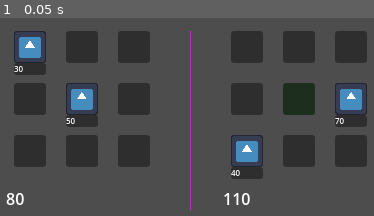
Above: before the commit, frame 1.
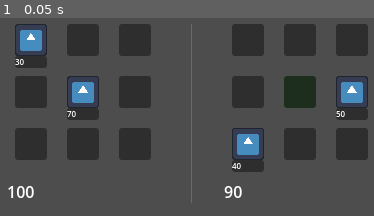
Above: after the commit, the same moment.

Repository: blivi0/Balancer
Game: Godot game, scene res://scenes/game.tscn
Same seed, same stepped clock (60 frames per second), same inputs: the game is played once before the commit and once after it. Before the commit the project starts from res://scenes/levels/level_1.tscn. The engine's default icon, where the game draws it, is replaced by a stand-in: a white triangle on a blue panel in a dark square.
Inputs:
- Up to frame 1 (0.05 s): no input

The runs differ from the first frame. In frame 1, 15% of the frame differs, in the area x 1-99%, y 3-97%.

Commit message:
Improve level loading

Diff:
--- a/project.godot
+++ b/project.godot
@@ -11,7 +11,7 @@
 [application]
 
 config/name="Balancer"
-run/main_scene="res://scenes/levels/level_1.tscn"
+run/main_scene="res://scenes/game.tscn"
 config/features=PackedStringArray("4.3", "GL Compatibility")
 config/icon="res://icon.svg"
 
--- a/scenes/game.gd
+++ b/scenes/game.gd
@@ -1,15 +1,23 @@
 extends Control
 
-@onready var left_inventory: Inventory = $MarginContainer/HBoxContainer/LeftInventory
-@onready var right_inventory: Inventory = $MarginContainer/HBoxContainer/RightInventory
-@onready var win_label: Label = $MarginContainer/WinLabel
+const MAX_LEVEL = 2
+
+@onready var inventory_controller: InventoryController = $InventoryController
+@onready var win_container: PanelContainer = $WinContainer
+@onready var next_level_button: Button = $WinContainer/MarginContainer/VBoxContainer/NextLevelButton
+
+var level := 1
 
 func _ready() -> void:
-	left_inventory.inventory_changed.connect(on_inventory_changed)
-	right_inventory.inventory_changed.connect(on_inventory_changed)
+	inventory_controller.balanced.connect(on_inventory_balanced)
+	next_level_button.pressed.connect(on_next_level_pressed)
 
-func on_inventory_changed() -> void:
-	left_inventory.update_total()
-	right_inventory.update_total()
-	if left_inventory.total == right_inventory.total:
-		win_label.show()
+func on_inventory_balanced() -> void:
+	level += 1
+	if level > MAX_LEVEL:
+		next_level_button.hide()
+	win_container.show()
+
+func on_next_level_pressed() -> void:
+	win_container.hide()
+	inventory_controller.load_level(level)
--- a/scenes/game.tscn
+++ b/scenes/game.tscn
@@ -1,9 +1,7 @@
-[gd_scene load_steps=4 format=3 uid="uid://3m2amnmp0x3c"]
+[gd_scene load_steps=3 format=3 uid="uid://3m2amnmp0x3c"]
 
 [ext_resource type="Script" path="res://scenes/game.gd" id="1_rse5h"]
-[ext_resource type="PackedScene" uid="uid://b178oc644nu6t" path="res://scenes/inventory.tscn" id="1_ueqdo"]
-
-[sub_resource type="PlaceholderTexture2D" id="PlaceholderTexture2D_v3ylr"]
+[ext_resource type="PackedScene" uid="uid://cxx57oxpc1hs1" path="res://scenes/inventory_controller.tscn" id="2_dheqr"]
 
 [node name="Game" type="Control"]
 layout_mode = 3
@@ -14,34 +12,55 @@
 grow_vertical = 2
 script = ExtResource("1_rse5h")
 
-[node name="MarginContainer" type="MarginContainer" parent="."]
+[node name="InventoryController" parent="." instance=ExtResource("2_dheqr")]
 layout_mode = 1
-anchors_preset = 15
-anchor_right = 1.0
-anchor_bottom = 1.0
+anchors_preset = 8
+anchor_left = 0.5
+anchor_top = 0.5
+anchor_right = 0.5
+anchor_bottom = 0.5
+offset_left = -42.5
+offset_top = -11.5
+offset_right = 42.5
+offset_bottom = 11.5
 grow_horizontal = 2
 grow_vertical = 2
-theme_override_constants/margin_top = 16
 
-[node name="HBoxContainer" type="HBoxContainer" parent="MarginContainer"]
-layout_mode = 2
+[node name="WinContainer" type="PanelContainer" parent="."]
+visible = false
+layout_mode = 1
+anchors_preset = 8
+anchor_left = 0.5
+anchor_top = 0.5
+anchor_right = 0.5
+anchor_bottom = 0.5
+offset_left = -53.0
+offset_top = -37.0
+offset_right = 53.0
+offset_bottom = 37.0
+grow_horizontal = 2
+grow_vertical = 2
 size_flags_horizontal = 4
 size_flags_vertical = 4
-theme_override_constants/separation = 32
 
-[node name="LeftInventory" parent="MarginContainer/HBoxContainer" instance=ExtResource("1_ueqdo")]
+[node name="MarginContainer" type="MarginContainer" parent="WinContainer"]
+layout_mode = 2
+theme_override_constants/margin_left = 8
+theme_override_constants/margin_top = 8
+theme_override_constants/margin_right = 8
+theme_override_constants/margin_bottom = 8
+
+[node name="VBoxContainer" type="VBoxContainer" parent="WinContainer/MarginContainer"]
 layout_mode = 2
 
-[node name="Divider" type="TextureRect" parent="MarginContainer/HBoxContainer"]
-layout_mode = 2
-texture = SubResource("PlaceholderTexture2D_v3ylr")
-
-[node name="RightInventory" parent="MarginContainer/HBoxContainer" instance=ExtResource("1_ueqdo")]
-layout_mode = 2
-
-[node name="WinLabel" type="Label" parent="MarginContainer"]
-visible = false
+[node name="Label" type="Label" parent="WinContainer/MarginContainer/VBoxContainer"]
 layout_mode = 2
 size_flags_horizontal = 4
 size_flags_vertical = 0
 text = "Winner!"
+
+[node name="NextLevelButton" type="Button" parent="WinContainer/MarginContainer/VBoxContainer"]
+layout_mode = 2
+size_flags_horizontal = 4
+size_flags_vertical = 4
+text = "Next Level"
--- a/scenes/inventory.gd
+++ b/scenes/inventory.gd
@@ -1,16 +1,25 @@
 extends VBoxContainer
 class_name Inventory
 
-@onready var slot_grid: SlotGrid = $SlotGrid
+const LEVEL_FORMAT = "res://scenes/levels/level_%d_%s.tscn"
+
 @onready var label: Label = $Label
 
+var slot_grid: SlotGrid
 var total: int
 
 signal inventory_changed
 
-func _ready() -> void:
+func load_level(level_num: int, side: String) -> void:
+	if slot_grid:
+		slot_grid.queue_free()
+
+	var level_path := LEVEL_FORMAT % [level_num, side]
+	slot_grid = load(level_path).instantiate() as SlotGrid
+	add_child(slot_grid)
+	move_child(slot_grid, 0)
+	slot_grid.grid_changed.connect(on_grid_changed)
 	update_total()
-	slot_grid.grid_changed.connect(on_grid_changed)
 
 func update_total() -> void:
 	total = slot_grid.get_total_weight()
@@ -18,3 +27,6 @@
 
 func on_grid_changed() -> void:
 	inventory_changed.emit()
+
+func disable_grid() -> void:
+	slot_grid.disable_slots()
--- a/scenes/inventory.tscn
+++ b/scenes/inventory.tscn
@@ -1,8 +1,6 @@
-[gd_scene load_steps=4 format=3 uid="uid://b178oc644nu6t"]
+[gd_scene load_steps=2 format=3 uid="uid://b178oc644nu6t"]
 
-[ext_resource type="PackedScene" uid="uid://c7toce147ilqu" path="res://scenes/slots/slot_grid.tscn" id="1_k6q2a"]
 [ext_resource type="Script" path="res://scenes/inventory.gd" id="1_lv1xs"]
-[ext_resource type="PackedScene" uid="uid://dvdcr6yw64lg1" path="res://scenes/slots/slot.tscn" id="2_mbds4"]
 
 [node name="Inventory" type="VBoxContainer"]
 anchors_preset = 15
@@ -12,36 +10,6 @@
 grow_vertical = 2
 script = ExtResource("1_lv1xs")
 
-[node name="SlotGrid" parent="." instance=ExtResource("1_k6q2a")]
-layout_mode = 2
-
-[node name="Slot" parent="SlotGrid" instance=ExtResource("2_mbds4")]
-layout_mode = 2
-
-[node name="Slot2" parent="SlotGrid" instance=ExtResource("2_mbds4")]
-layout_mode = 2
-
-[node name="Slot3" parent="SlotGrid" instance=ExtResource("2_mbds4")]
-layout_mode = 2
-
-[node name="Slot4" parent="SlotGrid" instance=ExtResource("2_mbds4")]
-layout_mode = 2
-
-[node name="Slot5" parent="SlotGrid" instance=ExtResource("2_mbds4")]
-layout_mode = 2
-
-[node name="Slot6" parent="SlotGrid" instance=ExtResource("2_mbds4")]
-layout_mode = 2
-
-[node name="Slot7" parent="SlotGrid" instance=ExtResource("2_mbds4")]
-layout_mode = 2
-
-[node name="Slot8" parent="SlotGrid" instance=ExtResource("2_mbds4")]
-layout_mode = 2
-
-[node name="Slot9" parent="SlotGrid" instance=ExtResource("2_mbds4")]
-layout_mode = 2
-
 [node name="Label" type="Label" parent="."]
 layout_mode = 2
 size_flags_horizontal = 0
--- /dev/null
+++ b/scenes/inventory_controller.gd
@@ -0,0 +1,28 @@
+extends HBoxContainer
+class_name InventoryController
+
+@onready var left_container: MarginContainer = $LeftContainer
+@onready var right_container: MarginContainer = $RightContainer
+@onready var left_inventory: Inventory = $LeftContainer/LeftInventory
+@onready var right_inventory: Inventory = $RightContainer/RightInventory
+
+signal balanced
+
+func _ready() -> void:
+	load_level(1)
+	left_inventory.inventory_changed.connect(on_inventory_changed)
+	right_inventory.inventory_changed.connect(on_inventory_changed)
+
+func load_level(level_num: int) -> void:
+	left_inventory.load_level(level_num, "left")
+	right_inventory.load_level(level_num, "right")
+
+func on_inventory_changed() -> void:
+	left_inventory.update_total()
+	right_inventory.update_total()
+	var total := left_inventory.total + right_inventory.total
+
+	if left_inventory.total == right_inventory.total:
+		left_inventory.disable_grid()
+		right_inventory.disable_grid()
+		balanced.emit()
--- /dev/null
+++ b/scenes/inventory_controller.tscn
@@ -0,0 +1,28 @@
+[gd_scene load_steps=4 format=3 uid="uid://cxx57oxpc1hs1"]
+
+[ext_resource type="PackedScene" uid="uid://b178oc644nu6t" path="res://scenes/inventory.tscn" id="1_eo20v"]
+[ext_resource type="Script" path="res://scenes/inventory_controller.gd" id="1_ll4r5"]
+
+[sub_resource type="PlaceholderTexture2D" id="PlaceholderTexture2D_v3ylr"]
+
+[node name="InventoryController" type="HBoxContainer"]
+size_flags_horizontal = 4
+size_flags_vertical = 4
+theme_override_constants/separation = 32
+script = ExtResource("1_ll4r5")
+
+[node name="LeftContainer" type="MarginContainer" parent="."]
+layout_mode = 2
+
+[node name="LeftInventory" parent="LeftContainer" instance=ExtResource("1_eo20v")]
+layout_mode = 2
+
+[node name="Divider" type="TextureRect" parent="."]
+layout_mode = 2
+texture = SubResource("PlaceholderTexture2D_v3ylr")
+
+[node name="RightContainer" type="MarginContainer" parent="."]
+layout_mode = 2
+
+[node name="RightInventory" parent="RightContainer" instance=ExtResource("1_eo20v")]
+layout_mode = 2
--- a/scenes/levels/level_1.tscn
+++ /dev/null
@@ -1,51 +0,0 @@
-[gd_scene load_steps=9 format=3 uid="uid://c2cmfy6elc58g"]
-
-[ext_resource type="PackedScene" uid="uid://3m2amnmp0x3c" path="res://scenes/game.tscn" id="1_jp5ad"]
-[ext_resource type="Script" path="res://scripts/resources/slot_item_resource.gd" id="2_yrcr0"]
-[ext_resource type="Texture2D" uid="uid://ceomsqy5wdtja" path="res://icon.svg" id="3_2aybh"]
-[ext_resource type="Resource" uid="uid://cthfs3lq4ecd" path="res://resources/effects/float_effect.tres" id="4_558up"]
-
-[sub_resource type="Resource" id="Resource_h2kan"]
-script = ExtResource("2_yrcr0")
-texture = ExtResource("3_2aybh")
-weight = 30
-
-[sub_resource type="Resource" id="Resource_5l30g"]
-script = ExtResource("2_yrcr0")
-texture = ExtResource("3_2aybh")
-weight = 50
-
-[sub_resource type="Resource" id="Resource_jexod"]
-script = ExtResource("2_yrcr0")
-texture = ExtResource("3_2aybh")
-weight = 70
-
-[sub_resource type="Resource" id="Resource_7q4t1"]
-script = ExtResource("2_yrcr0")
-texture = ExtResource("3_2aybh")
-weight = 40
-
-[node name="Level1" instance=ExtResource("1_jp5ad")]
-
-[node name="SlotItem" parent="MarginContainer/HBoxContainer/LeftInventory/SlotGrid/Slot" index="1"]
-item = SubResource("Resource_h2kan")
-
-[node name="SlotItem" parent="MarginContainer/HBoxContainer/LeftInventory/SlotGrid/Slot5" index="1"]
-item = SubResource("Resource_5l30g")
-
-[node name="SlotEffect" parent="MarginContainer/HBoxContainer/RightInventory/SlotGrid/Slot5" index="0"]
-effect = ExtResource("4_558up")
-
-[node name="SlotItem" parent="MarginContainer/HBoxContainer/RightInventory/SlotGrid/Slot6" index="1"]
-item = SubResource("Resource_jexod")
-
-[node name="SlotItem" parent="MarginContainer/HBoxContainer/RightInventory/SlotGrid/Slot7" index="1"]
-item = SubResource("Resource_7q4t1")
-
-[editable path="MarginContainer/HBoxContainer/LeftInventory"]
-[editable path="MarginContainer/HBoxContainer/LeftInventory/SlotGrid/Slot"]
-[editable path="MarginContainer/HBoxContainer/LeftInventory/SlotGrid/Slot5"]
-[editable path="MarginContainer/HBoxContainer/RightInventory"]
-[editable path="MarginContainer/HBoxContainer/RightInventory/SlotGrid/Slot5"]
-[editable path="MarginContainer/HBoxContainer/RightInventory/SlotGrid/Slot6"]
-[editable path="MarginContainer/HBoxContainer/RightInventory/SlotGrid/Slot7"]
--- /dev/null
+++ b/scenes/levels/level_1_left.tscn
@@ -0,0 +1,26 @@
+[gd_scene load_steps=6 format=3 uid="uid://c7452osdgjly8"]
+
+[ext_resource type="PackedScene" uid="uid://c7toce147ilqu" path="res://scenes/slots/slot_grid.tscn" id="1_r6koq"]
+[ext_resource type="Script" path="res://scripts/resources/slot_item_resource.gd" id="2_65f4g"]
+[ext_resource type="Texture2D" uid="uid://ceomsqy5wdtja" path="res://icon.svg" id="3_w2f36"]
+
+[sub_resource type="Resource" id="Resource_cyvx3"]
+script = ExtResource("2_65f4g")
+texture = ExtResource("3_w2f36")
+weight = 30
+
+[sub_resource type="Resource" id="Resource_xkv4a"]
+script = ExtResource("2_65f4g")
+texture = ExtResource("3_w2f36")
+weight = 70
+
+[node name="Level1Left" instance=ExtResource("1_r6koq")]
+
+[node name="SlotItem" parent="Slot" index="1"]
+item = SubResource("Resource_cyvx3")
+
+[node name="SlotItem" parent="Slot5" index="1"]
+item = SubResource("Resource_xkv4a")
+
+[editable path="Slot"]
+[editable path="Slot5"]
--- /dev/null
+++ b/scenes/levels/level_1_right.tscn
@@ -0,0 +1,31 @@
+[gd_scene load_steps=7 format=3 uid="uid://cut65aiw28ecj"]
+
+[ext_resource type="PackedScene" uid="uid://c7toce147ilqu" path="res://scenes/slots/slot_grid.tscn" id="1_3xha7"]
+[ext_resource type="Resource" uid="uid://cthfs3lq4ecd" path="res://resources/effects/float_effect.tres" id="2_pugpa"]
+[ext_resource type="Script" path="res://scripts/resources/slot_item_resource.gd" id="3_u7gr2"]
+[ext_resource type="Texture2D" uid="uid://ceomsqy5wdtja" path="res://icon.svg" id="4_6lchx"]
+
+[sub_resource type="Resource" id="Resource_4tbq2"]
+script = ExtResource("3_u7gr2")
+texture = ExtResource("4_6lchx")
+weight = 50
+
+[sub_resource type="Resource" id="Resource_lpbg6"]
+script = ExtResource("3_u7gr2")
+texture = ExtResource("4_6lchx")
+weight = 40
+
+[node name="Level1Right" instance=ExtResource("1_3xha7")]
+
+[node name="SlotEffect" parent="Slot5" index="0"]
+effect = ExtResource("2_pugpa")
+
+[node name="SlotItem" parent="Slot6" index="1"]
+item = SubResource("Resource_4tbq2")
+
+[node name="SlotItem" parent="Slot7" index="1"]
+item = SubResource("Resource_lpbg6")
+
+[editable path="Slot5"]
+[editable path="Slot6"]
+[editable path="Slot7"]
--- /dev/null
+++ b/scenes/levels/level_2_left.tscn
@@ -0,0 +1,21 @@
+[gd_scene load_steps=6 format=3 uid="uid://c7drm8t0rrxgv"]
+
+[ext_resource type="PackedScene" uid="uid://c7toce147ilqu" path="res://scenes/slots/slot_grid.tscn" id="1_q4pur"]
+[ext_resource type="Resource" uid="uid://blk3yl02vbpex" path="res://resources/effects/invert_effect.tres" id="2_8vrin"]
+[ext_resource type="Script" path="res://scripts/resources/slot_item_resource.gd" id="3_a1bky"]
+[ext_resource type="Texture2D" uid="uid://ceomsqy5wdtja" path="res://icon.svg" id="4_d6w1f"]
+
+[sub_resource type="Resource" id="Resource_4f6uw"]
+script = ExtResource("3_a1bky")
+texture = ExtResource("4_d6w1f")
+weight = 60
+
+[node name="Level2Left" instance=ExtResource("1_q4pur")]
+
+[node name="SlotEffect" parent="Slot2" index="0"]
+effect = ExtResource("2_8vrin")
+
+[node name="SlotItem" parent="Slot2" index="1"]
+item = SubResource("Resource_4f6uw")
+
+[editable path="Slot2"]
--- /dev/null
+++ b/scenes/levels/level_2_right.tscn
@@ -0,0 +1,27 @@
+[gd_scene load_steps=7 format=3 uid="uid://bosijvlnlbar0"]
+
+[ext_resource type="PackedScene" uid="uid://c7toce147ilqu" path="res://scenes/slots/slot_grid.tscn" id="1_x2uac"]
+[ext_resource type="Resource" uid="uid://w0vugw8u4tc5" path="res://resources/effects/lock_effect.tres" id="2_0h52p"]
+[ext_resource type="Resource" uid="uid://7lnnkb6p6gei" path="res://resources/effects/weight_effect.tres" id="2_t00ky"]
+[ext_resource type="Script" path="res://scripts/resources/slot_item_resource.gd" id="3_5rc6y"]
+[ext_resource type="Texture2D" uid="uid://ceomsqy5wdtja" path="res://icon.svg" id="4_e1k0f"]
+
+[sub_resource type="Resource" id="Resource_3ocjk"]
+script = ExtResource("3_5rc6y")
+texture = ExtResource("4_e1k0f")
+weight = 30
+
+[node name="Level2Right" instance=ExtResource("1_x2uac")]
+
+[node name="SlotEffect" parent="Slot" index="0"]
+effect = ExtResource("2_0h52p")
+
+[node name="SlotEffect" parent="Slot5" index="0"]
+effect = ExtResource("2_t00ky")
+
+[node name="SlotItem" parent="Slot8" index="1"]
+item = SubResource("Resource_3ocjk")
+
+[editable path="Slot"]
+[editable path="Slot5"]
+[editable path="Slot8"]
--- a/scenes/main.tscn
+++ /dev/null
@@ -1,9 +0,0 @@
-[gd_scene format=3 uid="uid://3riwmialgpqy"]
-
-[node name="Main" type="Control"]
-layout_mode = 3
-anchors_preset = 15
-anchor_right = 1.0
-anchor_bottom = 1.0
-grow_horizontal = 2
-grow_vertical = 2
--- a/scenes/slots/slot.gd
+++ b/scenes/slots/slot.gd
@@ -3,6 +3,8 @@
 
 @onready var slot_effect: SlotEffect = $SlotEffect
 @onready var slot_item: SlotItem = $SlotItem
+
+var can_drag = true
 
 signal slot_changed
 
@@ -20,5 +22,4 @@
 	slot_item.set_item(item, slot_effect.effect)
 
 func get_weight() -> int:
-	var weight := slot_item.get_weight()
-	return slot_effect.effect.apply_effect(weight)
+	return slot_item.effective_weight
--- a/scenes/slots/slot_effect.gd
+++ b/scenes/slots/slot_effect.gd
@@ -14,7 +14,7 @@
 
 func _get_drag_data(_at_position: Vector2) -> Variant:
 	var slot = get_parent() as Slot
-	if not slot.slot_item.item:
+	if not slot.slot_item.item or not slot.can_drag:
 		return null
 
 	set_drag_preview(slot.slot_item.duplicate())
--- a/scenes/slots/slot_grid.gd
+++ b/scenes/slots/slot_grid.gd
@@ -21,3 +21,7 @@
 	for slot in slots:
 		total_weight += slot.get_weight()
 	return total_weight
+
+func disable_slots() -> void:
+	for slot in slots:
+		slot.can_drag = false
--- a/scenes/slots/slot_grid.tscn
+++ b/scenes/slots/slot_grid.tscn
@@ -1,7 +1,35 @@
-[gd_scene load_steps=2 format=3 uid="uid://c7toce147ilqu"]
+[gd_scene load_steps=3 format=3 uid="uid://c7toce147ilqu"]
 
 [ext_resource type="Script" path="res://scenes/slots/slot_grid.gd" id="1_lv1xs"]
+[ext_resource type="PackedScene" uid="uid://dvdcr6yw64lg1" path="res://scenes/slots/slot.tscn" id="2_yf4b2"]
 
 [node name="SlotGrid" type="GridContainer"]
 columns = 3
 script = ExtResource("1_lv1xs")
+
+[node name="Slot" parent="." instance=ExtResource("2_yf4b2")]
+layout_mode = 2
+
+[node name="Slot2" parent="." instance=ExtResource("2_yf4b2")]
+layout_mode = 2
+
+[node name="Slot3" parent="." instance=ExtResource("2_yf4b2")]
+layout_mode = 2
+
+[node name="Slot4" parent="." instance=ExtResource("2_yf4b2")]
+layout_mode = 2
+
+[node name="Slot5" parent="." instance=ExtResource("2_yf4b2")]
+layout_mode = 2
+
+[node name="Slot6" parent="." instance=ExtResource("2_yf4b2")]
+layout_mode = 2
+
+[node name="Slot7" parent="." instance=ExtResource("2_yf4b2")]
+layout_mode = 2
+
+[node name="Slot8" parent="." instance=ExtResource("2_yf4b2")]
+layout_mode = 2
+
+[node name="Slot9" parent="." instance=ExtResource("2_yf4b2")]
+layout_mode = 2
--- a/scenes/slots/slot_item.gd
+++ b/scenes/slots/slot_item.gd
@@ -6,17 +6,18 @@
 @onready var item_texture_rect: TextureRect = $TextureContainer/ItemTextureRect
 @onready var item_label: Label = $LabelContainer/ItemLabel
 
+var effective_weight := 0
+
 func set_item(new_item: SlotItemResource, effect: SlotEffectResource) -> void:
 	item = new_item
 	set_item_properties(effect)
 
 func set_item_properties(effect: SlotEffectResource) -> void:
 	if item:
+		effective_weight = effect.apply_effect(item.weight)
 		item_texture_rect.texture = item.texture
-		item_label.text = str(effect.apply_effect(item.weight))
+		item_label.text = str(effective_weight)
 		show()
 	else:
+		effective_weight = 0
 		hide()
-
-func get_weight() -> int:
-	return item.weight if item else 0
--- /dev/null
+++ b/scenes/test/test_game.tscn
@@ -0,0 +1,47 @@
+[gd_scene load_steps=4 format=3 uid="uid://dc8ywvdrmod22"]
+
+[ext_resource type="Script" path="res://scenes/game.gd" id="1_04dbt"]
+[ext_resource type="PackedScene" uid="uid://b178oc644nu6t" path="res://scenes/inventory.tscn" id="2_h4bjt"]
+
+[sub_resource type="PlaceholderTexture2D" id="PlaceholderTexture2D_v3ylr"]
+
+[node name="TestGame" type="Control"]
+layout_mode = 3
+anchors_preset = 15
+anchor_right = 1.0
+anchor_bottom = 1.0
+grow_horizontal = 2
+grow_vertical = 2
+script = ExtResource("1_04dbt")
+
+[node name="MarginContainer" type="MarginContainer" parent="."]
+layout_mode = 1
+anchors_preset = 15
+anchor_right = 1.0
+anchor_bottom = 1.0
+grow_horizontal = 2
+grow_vertical = 2
+theme_override_constants/margin_top = 16
+
+[node name="HBoxContainer" type="HBoxContainer" parent="MarginContainer"]
+layout_mode = 2
+size_flags_horizontal = 4
+size_flags_vertical = 4
+theme_override_constants/separation = 32
+
+[node name="LeftInventory" parent="MarginContainer/HBoxContainer" instance=ExtResource("2_h4bjt")]
+layout_mode = 2
+
+[node name="Divider" type="TextureRect" parent="MarginContainer/HBoxContainer"]
+layout_mode = 2
+texture = SubResource("PlaceholderTexture2D_v3ylr")
+
+[node name="RightInventory" parent="MarginContainer/HBoxContainer" instance=ExtResource("2_h4bjt")]
+layout_mode = 2
+
+[node name="WinLabel" type="Label" parent="MarginContainer"]
+visible = false
+layout_mode = 2
+size_flags_horizontal = 4
+size_flags_vertical = 0
+text = "Winner!"
--- a/scenes/test/test_level.tscn
+++ /dev/null
@@ -1,5 +0,0 @@
-[gd_scene load_steps=2 format=3 uid="uid://c7dink0qnlymb"]
-
-[ext_resource type="PackedScene" uid="uid://3m2amnmp0x3c" path="res://scenes/game.tscn" id="1_m4p0b"]
-
-[node name="TestLevel" instance=ExtResource("1_m4p0b")]
--- a/scenes/test/test_slots.tscn
+++ b/scenes/test/test_slots.tscn
@@ -1,20 +1,7 @@
-[gd_scene load_steps=8 format=3 uid="uid://dwagge7ilxm17"]
+[gd_scene load_steps=3 format=3 uid="uid://dwagge7ilxm17"]
 
 [ext_resource type="PackedScene" uid="uid://c7toce147ilqu" path="res://scenes/slots/slot_grid.tscn" id="1_3b60l"]
 [ext_resource type="PackedScene" uid="uid://dvdcr6yw64lg1" path="res://scenes/slots/slot.tscn" id="1_hmcxb"]
-[ext_resource type="Script" path="res://scripts/resources/slot_item_resource.gd" id="2_6imw3"]
-[ext_resource type="Texture2D" uid="uid://ceomsqy5wdtja" path="res://icon.svg" id="3_kr6js"]
-[ext_resource type="Resource" uid="uid://cthfs3lq4ecd" path="res://resources/effects/float_effect.tres" id="5_03a0p"]
-
-[sub_resource type="Resource" id="Resource_c40o6"]
-script = ExtResource("2_6imw3")
-texture = ExtResource("3_kr6js")
-weight = 10
-
-[sub_resource type="Resource" id="Resource_xw8f8"]
-script = ExtResource("2_6imw3")
-texture = ExtResource("3_kr6js")
-weight = 5
 
 [node name="TestSlots" type="Node"]
 
@@ -29,45 +16,29 @@
 [node name="Inventory" parent="Control" instance=ExtResource("1_3b60l")]
 layout_mode = 0
 
-[node name="Slot" parent="Control/Inventory" instance=ExtResource("1_hmcxb")]
+[node name="Slot10" parent="Control/Inventory" instance=ExtResource("1_hmcxb")]
 layout_mode = 2
 
-[node name="Slot2" parent="Control/Inventory" instance=ExtResource("1_hmcxb")]
+[node name="Slot11" parent="Control/Inventory" instance=ExtResource("1_hmcxb")]
 layout_mode = 2
 
-[node name="Slot3" parent="Control/Inventory" instance=ExtResource("1_hmcxb")]
+[node name="Slot12" parent="Control/Inventory" instance=ExtResource("1_hmcxb")]
 layout_mode = 2
 
-[node name="SlotItem" parent="Control/Inventory/Slot3" index="1"]
-item = SubResource("Resource_c40o6")
-
-[node name="Slot4" parent="Control/Inventory" instance=ExtResource("1_hmcxb")]
+[node name="Slot13" parent="Control/Inventory" instance=ExtResource("1_hmcxb")]
 layout_mode = 2
 
-[node name="SlotEffect" parent="Control/Inventory/Slot4" index="0"]
-effect = ExtResource("5_03a0p")
-
-[node name="Slot5" parent="Control/Inventory" instance=ExtResource("1_hmcxb")]
+[node name="Slot14" parent="Control/Inventory" instance=ExtResource("1_hmcxb")]
 layout_mode = 2
 
-[node name="SlotEffect" parent="Control/Inventory/Slot5" index="0"]
-effect = ExtResource("5_03a0p")
-
-[node name="SlotItem" parent="Control/Inventory/Slot5" index="1"]
-item = SubResource("Resource_xw8f8")
-
-[node name="Slot6" parent="Control/Inventory" instance=ExtResource("1_hmcxb")]
+[node name="Slot15" parent="Control/Inventory" instance=ExtResource("1_hmcxb")]
 layout_mode = 2
 
-[node name="Slot7" parent="Control/Inventory" instance=ExtResource("1_hmcxb")]
+[node name="Slot16" parent="Control/Inventory" instance=ExtResource("1_hmcxb")]
 layout_mode = 2
 
-[node name="Slot8" parent="Control/Inventory" instance=ExtResource("1_hmcxb")]
+[node name="Slot17" parent="Control/Inventory" instance=ExtResource("1_hmcxb")]
 layout_mode = 2
 
-[node name="Slot9" parent="Control/Inventory" instance=ExtResource("1_hmcxb")]
+[node name="Slot18" parent="Control/Inventory" instance=ExtResource("1_hmcxb")]
 layout_mode = 2
-
-[editable path="Control/Inventory/Slot3"]
-[editable path="Control/Inventory/Slot4"]
-[editable path="Control/Inventory/Slot5"]
